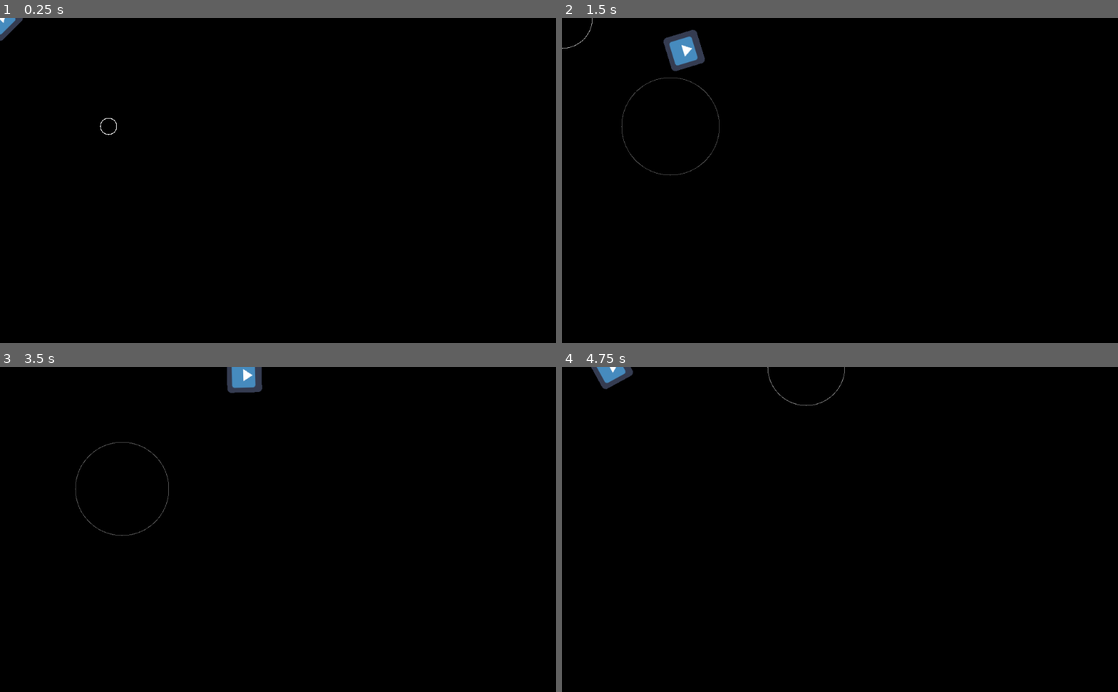
Above: before the commit, frames 1-4 (two rows, left to right).
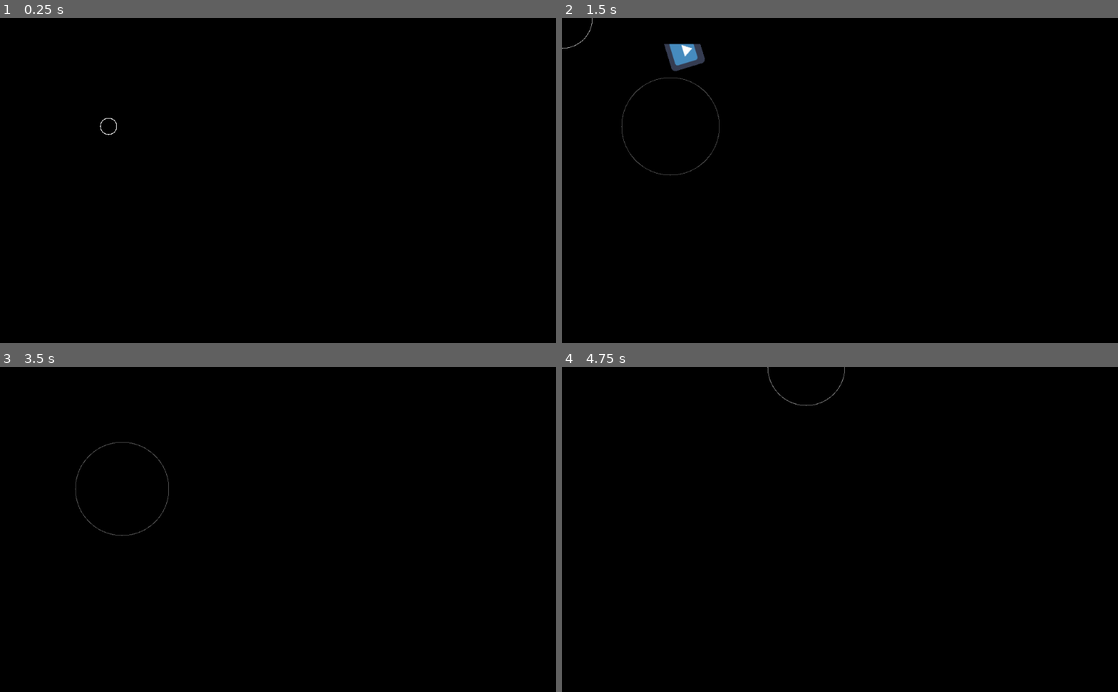
Above: after the commit, the same moments.

Repository: vodpox/ggj2018
Game: Godot game, scene res://Scenes/Main.tscn
The game is run twice, just before and just after one commit, with the same random seed, the same clock (stepped at 60 frames per second) and the same inputs. The engine's default icon, where the game draws it, is replaced by a stand-in: a white triangle on a blue panel in a dark square.
Inputs (mouse positions are in pixels of both pictures, inside the frame that each line leads up to):
- Up to frame 1 (0.25 s): no input
- Up to frame 2 (1.5 s): tap Enter at 0.5 s; move the mouse to (962, 164) at 0.52 s; press the mouse at (962, 164) at 0.53 s; hold Right (ui_right) 0.53-1.28 s; move the mouse to (728, 196) at 1.27 s; release the mouse at (728, 196) at 1.28 s; hold Down (ui_down) from 1.28 s (still down); click (728, 196) at 1.35 s
- Up to frame 3 (3.5 s): move the mouse to (333, 458) at 2.02 s; release Down (ui_down) at 2.03 s; press the mouse at (333, 458) at 2.03 s; hold Right (ui_right) 2.03-2.78 s; move the mouse to (250, 594) at 2.77 s; release the mouse at (250, 594) at 2.78 s; hold Up (ui_up) from 2.78 s (still down); click (250, 594) at 2.85 s
- Up to frame 4 (4.75 s): move the mouse to (1006, 578) at 3.52 s; release Up (ui_up) at 3.53 s; press the mouse at (1006, 578) at 3.53 s; hold Left (ui_left) from 3.53 s (still down); move the mouse to (673, 480) at 4.27 s; release the mouse at (673, 480) at 4.28 s; click (673, 480) at 4.35 s

The runs differ from the first frame. In frame 1, 0.2% of the frame differs, in the area x 0-5%, y 0-8%; in frame 2, 0.2%; in frame 3, 0.5%, in the area x 40-48%, y 0-9%; in frame 4, 0.3%.

Commit message:
Included map generation to main scene

Diff:
--- a/Scenes/Main.tscn
+++ b/Scenes/Main.tscn
@@ -2,7 +2,7 @@
 
 [ext_resource path="res://Scenes/Player.tscn" type="PackedScene" id=1]
 [ext_resource path="res://Scenes/SoundWave.tscn" type="PackedScene" id=2]
-[ext_resource path="res://Scenes/Wall.tscn" type="PackedScene" id=3]
+[ext_resource path="res://Scenes/Map.tscn" type="PackedScene" id=3]
 
 [node name="Main" type="Node" index="0"]
 
@@ -12,62 +12,4 @@
 
 [node name="SoundWave" parent="." index="1" instance=ExtResource( 2 )]
 
-[node name="Wall" parent="." index="2" instance=ExtResource( 3 )]
-
-position = Vector2( 159, 199 )
-
-[node name="Wall2" parent="." index="3" instance=ExtResource( 3 )]
-
-position = Vector2( 133, 133 )
-
-[node name="Wall3" parent="." index="4" instance=ExtResource( 3 )]
-
-position = Vector2( 237, 194 )
-
-[node name="Wall4" parent="." index="5" instance=ExtResource( 3 )]
-
-position = Vector2( 153.156, 242 )
-
-[node name="Wall9" parent="." index="6" instance=ExtResource( 3 )]
-
-position = Vector2( 185, 242 )
-
-[node name="Wall15" parent="." index="7" instance=ExtResource( 3 )]
-
-position = Vector2( 216.844, 242 )
-
-[node name="Wall5" parent="." index="8" instance=ExtResource( 3 )]
-
-position = Vector2( 161.156, 242 )
-
-[node name="Wall10" parent="." index="9" instance=ExtResource( 3 )]
-
-position = Vector2( 193, 242 )
-
-[node name="Wall14" parent="." index="10" instance=ExtResource( 3 )]
-
-position = Vector2( 224.844, 242 )
-
-[node name="Wall6" parent="." index="11" instance=ExtResource( 3 )]
-
-position = Vector2( 177.156, 242 )
-
-[node name="Wall8" parent="." index="12" instance=ExtResource( 3 )]
-
-position = Vector2( 209, 242 )
-
-[node name="Wall13" parent="." index="13" instance=ExtResource( 3 )]
-
-position = Vector2( 240.844, 242 )
-
-[node name="Wall7" parent="." index="14" instance=ExtResource( 3 )]
-
-position = Vector2( 169.156, 242 )
-
-[node name="Wall11" parent="." index="15" instance=ExtResource( 3 )]
-
-position = Vector2( 201, 242 )
-
-[node name="Wall12" parent="." index="16" instance=ExtResource( 3 )]
-
-position = Vector2( 232.844, 242 )
+[node name="Node" parent="." index="2" instance=ExtResource( 3 )]
--- a/Scenes/Map.gd
+++ b/Scenes/Map.gd
@@ -8,7 +8,7 @@
 var grid_size = Vector2(408, 408)
 var grid = []
 
-onready var Obstacle = preload("res://Wall.tscn")
+onready var Obstacle = preload("res://Scenes/Wall.tscn")
 
 var type
 
--- a/Scenes/Map.tscn
+++ b/Scenes/Map.tscn
@@ -1,8 +1,8 @@
 [gd_scene load_steps=2 format=2]
 
-[ext_resource path="res://Grid.gd" type="Script" id=1]
+[ext_resource path="res://Scenes/Map.gd" type="Script" id=1]
 
-[node name="Node" type="Node" index="0"]
+[node name="Node" type="Node"]
 
 _sections_unfolded = [ "Pause" ]
 
--- a/Scenes/Player.tscn
+++ b/Scenes/Player.tscn
@@ -9,7 +9,7 @@
 custom_solver_bias = 0.0
 radius = 10.0
 
-[node name="Player" type="Area2D" index="0"]
+[node name="Player" type="Area2D"]
 
 input_pickable = true
 gravity_vec = Vector2( 0, 1 )
--- a/Scenes/SoundWave.tscn
+++ b/Scenes/SoundWave.tscn
@@ -2,7 +2,7 @@
 
 [ext_resource path="res://Scenes/SoundWave.gd" type="Script" id=1]
 
-[node name="SoundWave" type="Node2D" index="0"]
+[node name="SoundWave" type="Node2D"]
 
 script = ExtResource( 1 )
 
--- a/Scenes/Start screen.tscn
+++ b/Scenes/Start screen.tscn
@@ -349,7 +349,7 @@
 font_data = ExtResource( 7 )
 _sections_unfolded = [ "Font", "Settings" ]
 
-[node name="Start screen" type="Control" index="0"]
+[node name="Start screen" type="Control"]
 
 anchor_left = 0.5
 anchor_top = 0.5
@@ -390,6 +390,7 @@
 
 [node name="StartButtonContainer" type="VBoxContainer" parent="." index="3"]
 
+editor/display_folded = true
 anchor_left = 0.5
 anchor_top = 0.5
 anchor_right = 0.5
@@ -511,6 +512,7 @@
 
 [node name="MultiplayerButtonContainer" type="VBoxContainer" parent="." index="4"]
 
+editor/display_folded = true
 visible = false
 anchor_left = 0.0
 anchor_top = 0.0
@@ -623,6 +625,7 @@
 
 [node name="HostContainer" type="VBoxContainer" parent="." index="5"]
 
+editor/display_folded = true
 visible = false
 anchor_left = 0.0
 anchor_top = 0.0
@@ -821,6 +824,7 @@
 
 [node name="FindContainer" type="VBoxContainer" parent="." index="6"]
 
+editor/display_folded = true
 visible = false
 anchor_left = 0.0
 anchor_top = 0.0
Not shown: 24 places in Scenes/Start screen.tscn that only renumber resources
